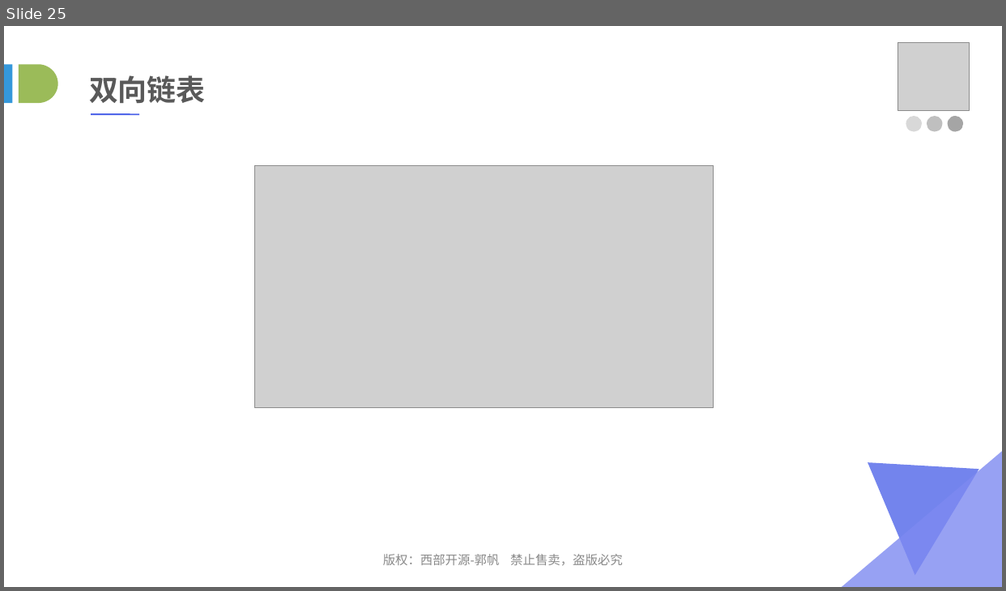
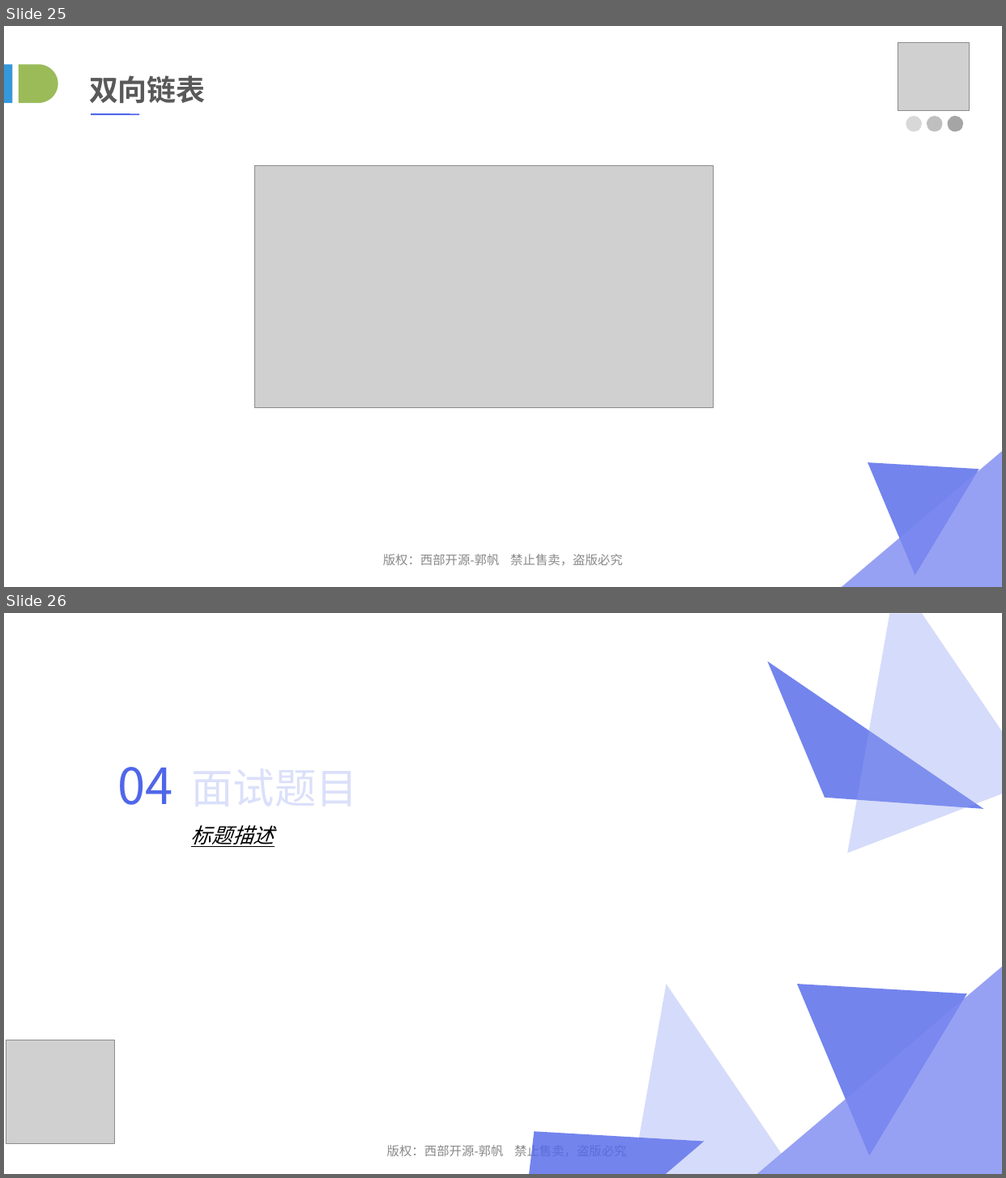
Before and after one commit to lvah/PPTSource, a slide deck: 03_数据结构与算法/03_链表.ppt. Shown one above the other, each under a label of ours: slide 25 before the commit, slides 25 and 26 after it. The pictures are 1006x591 and 1006x1178 pixels, drawn with LibreOffice and Linux fonts; fonts in the diff are those of the drawing; grey boxes stand for pictures. Boxes give left, top, right and bottom in pixels: in the first picture for what was removed or moved away, otherwise in the second. Text is boxed around its words. In the diff, an @@ line names an element or a change of style, - is before the commit and + after.

```diff
--- a/03_数据结构与算法/03_链表.ppt
+++ b/03_数据结构与算法/03_链表.ppt
@@ slide 26 added at [4,613,1002,1174], background #FFFFFF @@
@@ freeform shape added at [847,613,1002,853], fill #93A1F2 at 38% opacity @@
@@ freeform shape added at [767,661,984,809], fill #5066E9 at 80% opacity @@
@@ text added at [118,767,173,805], 48 pt, text #5066E9 @@
+04
@@ subtitle added at [191,825,275,847], 20 pt, text #000000, italic, underline @@
+标题描述
@@ freeform shape added at [756,967,1002,1174], fill #7E8AF1 at 80% opacity @@
@@ freeform shape added at [638,983,795,1174], fill #93A1F2 at 38% opacity @@
@@ freeform shape added at [796,983,967,1156], fill #5066E9 at 80% opacity @@
@@ picture added at [6,1040,115,1144] @@
@@ text added at [387,1144,626,1160], 12 pt, text #898989 @@
+版权：西部开源-郭帆 禁止售卖，盗版必究
@@ freeform shape added at [528,1131,704,1174], fill #5066E9 at 80% opacity @@
```
Also in this commit, not shown: 6 slides changed, 13 other slides added, 4 other files.
